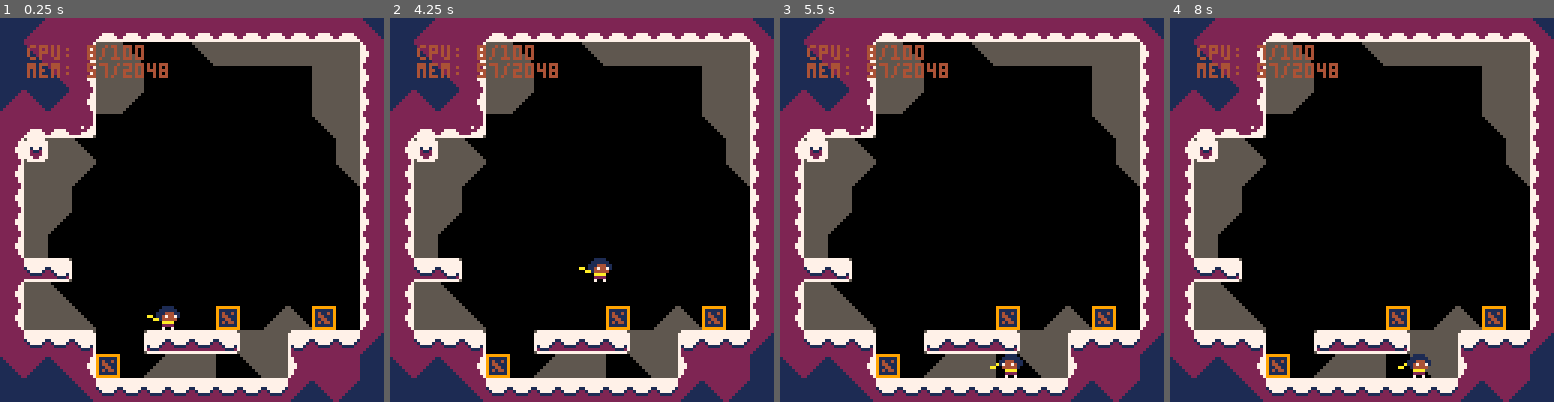
Above: before the commit, frames 1-4 (left to right).
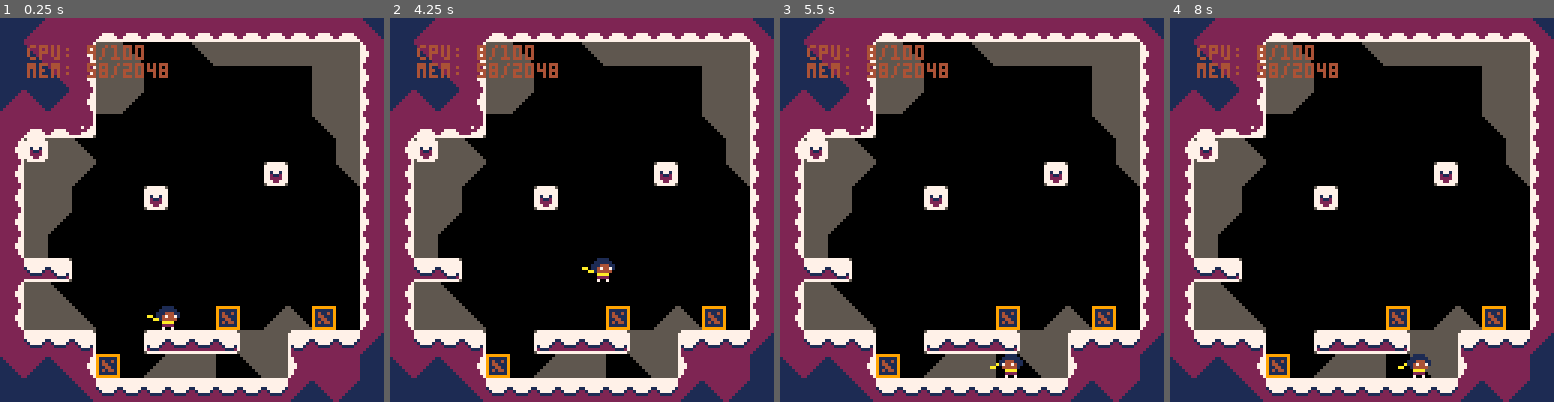
Above: after the commit, the same moments.

Repository: ExOK/Celeste2
Game: PICO-8 cartridge celeste2.p8
The game is run twice, just before and just after one commit, with the same random seed, the same clock (stepped at 60 frames per second) and the same inputs.
Inputs:
- Up to frame 1 (0.25 s): no input
- Up to frame 2 (4.25 s): tap O (Z key) at 0.33, 0.7, 1.43, 2.22, 3.1, 3.98 s; tap X (X key) at 1.07, 2.07, 2.4, 2.73, 3.07, 3.4, 3.73, 4.07 s; hold Left 1.97-2.37 s; hold Down 2.42-2.82 s; hold Right 2.87-3.53 s; hold Up 3.58-4.08 s; hold Right from 4.13 s (still down)
- Up to frame 3 (5.5 s): tap X (X key) every 0.33 s from 4.4 to 5.4 s; release Right at 4.53 s; hold Down 4.58-5.08 s; tap O (Z key) at 4.87 s; hold Left from 5.13 s (still down)
- Up to frame 4 (8 s): tap X (X key) every 0.33 s from 5.73 to 7.73 s; tap O (Z key) at 5.75, 6.63, 7.52 s; release Left at 5.8 s; hold Up 5.85-6.18 s; hold Left 6.23-6.63 s; hold Down 6.68-7.08 s; hold Right 7.13-7.8 s; hold Up from 7.85 s (still down)

The runs differ from the first frame. In frame 1, 0.8% of the frame differs, in the area x 22-75%, y 9-50%; in frame 2, 1.0%, in the area x 25-75%, y 12-69%; in frame 3, 0.8%; in frame 4, 0.9%.

Commit message:
Player physics stuff :)

Diff:
--- a/celeste2.p8
+++ b/celeste2.p8
@@ -221,8 +221,8 @@
 3736372228290000000000000028282000000000000000000000000000000000000000000000000000000000000000000000000000000000000000000000000000000000000000000000000000000000000000000000000000000000000000000000000000000000000000000000000000000000000000000000000000000000
 213131320000000000000000002a282000000000000000000000000000000000000000000000000000000000000000000000000000000000000000000000000000000000000000000000000000000000000000000000000000000000000000000000000000000000000000000000000000000000000000000000000000000000
 2223283900000000000000000000282000000000000000000000000000000000000000000000000000000000000000000000000000000000000000000000000000000000000000000000000000000000000000000000000000000000000000000000000000000000000000000000000000000000000000000000000000000000
-22282829000000000000000000002a2000000000000000000000000000000000000000000000000000000000000000000000000000000000000000000000000000000000000000000000000000000000000000000000000000000000000000000000000000000000000000000000000000000000000000000000000000000000
-2228280000000000000000000000002000000000000000000000000000000000000000000000000000000000000000000000000000000000000000000000000000000000000000000000000000000000000000000000000000000000000000000000000000000000000000000000000000000000000000000000000000000000
+22282829000000000000002300002a2000000000000000000000000000000000000000000000000000000000000000000000000000000000000000000000000000000000000000000000000000000000000000000000000000000000000000000000000000000000000000000000000000000000000000000000000000000000
+2228280000002300000000000000002000000000000000000000000000000000000000000000000000000000000000000000000000000000000000000000000000000000000000000000000000000000000000000000000000000000000000000000000000000000000000000000000000000000000000000000000000000000
 2228290000000000000000000000002000000000000000000000000000000000000000000000000000000000000000000000000000000000000000000000000000000000000000000000000000000000000000000000000000000000000000000000000000000000000000000000000000000000000000000000000000000000
 2228000000000000000000000000002000000000000000000000000000000000000000000000000000000000000000000000000000000000000000000000000000000000000000000000000000000000000000000000000000000000000000000000000000000000000000000000000000000000000000000000000000000000
 2134350000000002000000000000002000000000000000000000000000000000000000000000000000000000000000000000000000000000000000000000000000000000000000000000000000000000000000000000000000000000000000000000000000000000000000000000000000000000000000000000000000000000
--- a/player.lua
+++ b/player.lua
@@ -31,7 +31,9 @@
 		-- normal state
 
 		-- running
-		if (on_ground) then
+		if (abs(self.speed_x) > 2 and input_x == sign(self.speed_x)) then
+			self.speed_x = approach(self.speed_x, input_x * 2, 0.1)
+		elseif (on_ground) then
 			self.speed_x = approach(self.speed_x, input_x * 2, 0.6)
 		elseif (input_x != 0) then
 			self.speed_x = approach(self.speed_x, input_x * 2, 0.3)
@@ -42,9 +44,9 @@
 		-- gravity
 		if (not on_ground) then
 			if (abs(self.speed_y) < 0.2) then
-				self.speed_y = min(self.speed_y + 0.4, 6)
+				self.speed_y = min(self.speed_y + 0.4, 5)
 			else
-				self.speed_y = min(self.speed_y + 0.8, 6)
+				self.speed_y = min(self.speed_y + 0.8, 5)
 			end
 		end
 
@@ -61,6 +63,7 @@
 		-- jumping
 		if (self.jump_grace > 0 and consume_jump_press()) then
 			self.speed_y = -4
+			self.speed_x += input_x * 0.2
 			self.jump_grace = 0
 			self:move_y(self.jump_grace_y - self.y)
 			self.t_var_jump = 4
